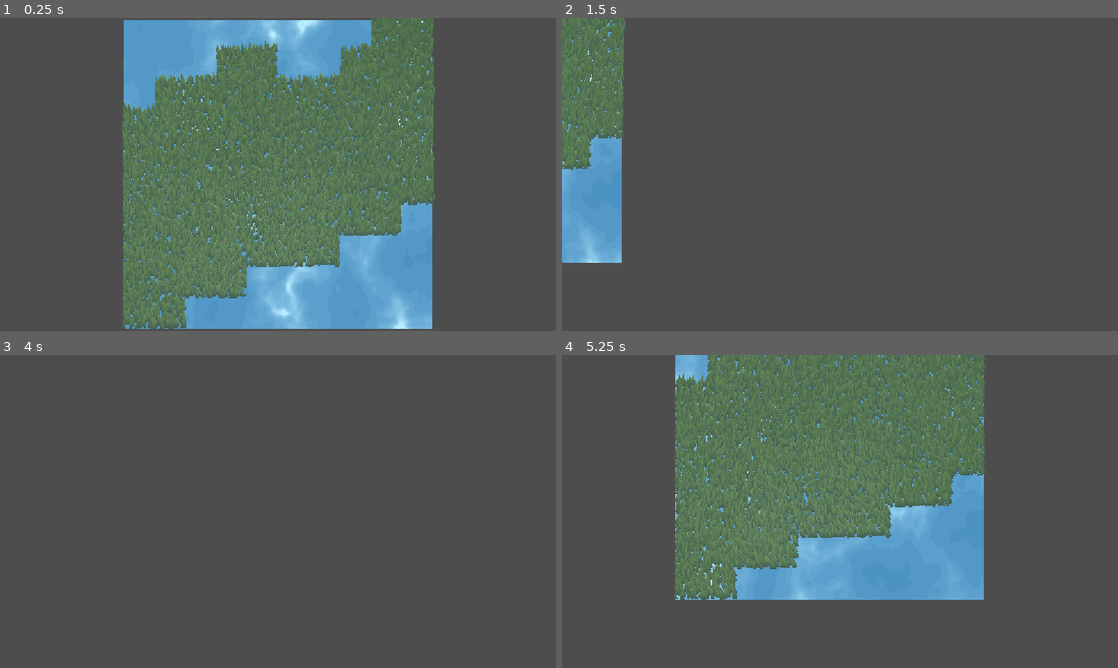
Above: before the commit, frames 1-4 (two rows, left to right).
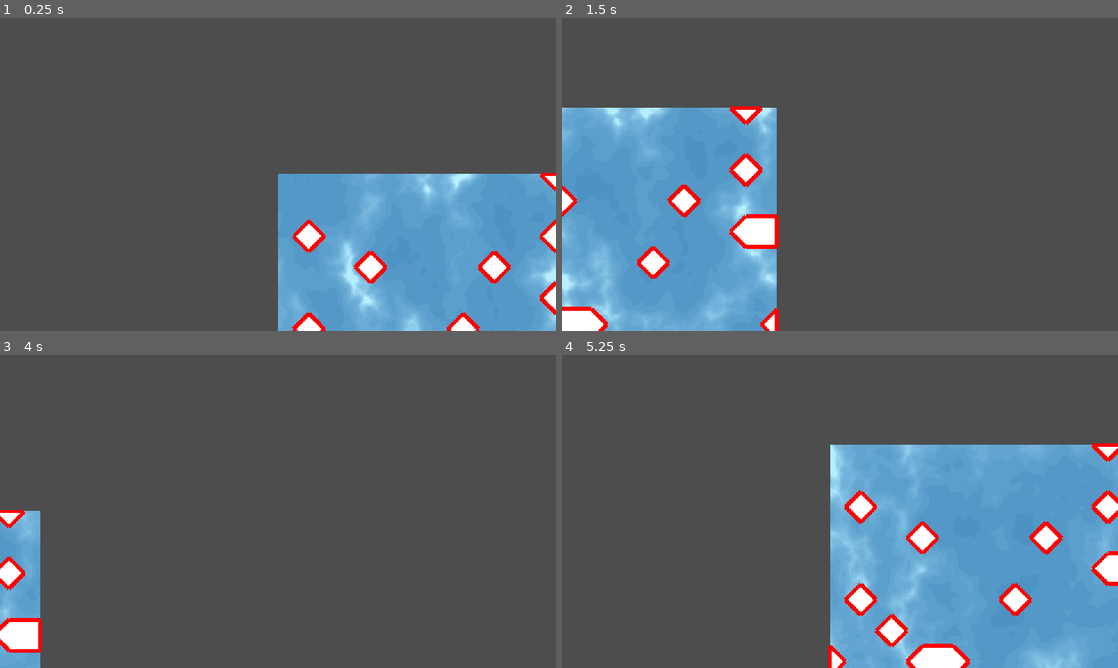
Above: after the commit, the same moments.

Repository: Glitch752/FarmAndFortune
Game: Godot game, scene res://scenes/Level.tscn
Same seed, same stepped clock (60 frames per second), same inputs: the game is played once before the commit and once after it.
Inputs:
- Up to frame 1 (0.25 s): no input
- Up to frame 2 (1.5 s): tap Enter at 0.5 s; hold D (move_right) 0.53-1.28 s; tap Alt at 0.6 s; hold S (move_down) from 1.28 s (still down); tap Shift at 1.35 s
- Up to frame 3 (4 s): release S (move_down) at 2.03 s; hold D (move_right) 2.03-2.78 s; tap Alt at 2.1, 3.6 s; hold W (move_up) 2.78-3.53 s; tap Shift at 2.85 s; tap Space at 3.5 s; hold A (move_left) from 3.53 s (still down)
- Up to frame 4 (5.25 s): tap Shift at 4.35 s; release A (move_left) at 5.03 s; hold S (move_down) from 5.03 s (still down); tap Alt at 5.1 s

The runs differ from the first frame. In frame 1, 58% of the frame differs, in the area x 22-100%, y 0-100%; in frame 2, 27%; in frame 3, 3.7%; in frame 4, 59%, in the area x 20-100%, y 0-100%.

Commit message:
An attempt at map marching squares

Diff:
--- a/scenes/Chunk.tscn
+++ b/scenes/Chunk.tscn
@@ -37,17 +37,28 @@
 script = ExtResource("1_hq0pm")
 
 [node name="Water" type="Polygon2D" parent="."]
+z_index = -1
 material = SubResource("ShaderMaterial_gbv6n")
+position = Vector2(80, 80)
 texture = SubResource("PlaceholderTexture2D_xtyve")
 polygon = PackedVector2Array(-80, -80, 80, -80, 80, 80, -80, 80)
 uv = PackedVector2Array(0, 0, 1, 0, 1, 1, 0, 1)
 script = ExtResource("3_gbv6n")
 
 [node name="GroundTileMap" type="TileMapLayer" parent="."]
+position = Vector2(80, 80)
 tile_map_data = PackedByteArray("AAD8//z/AAABAAAAAAD8//3/AAAAAAAAAAD8//7/AAAAAAAAAAD8////AAAAAAAAAAD8/wAAAAAAAAAAAAD8/w …(1520 unchanged characters)…
 tile_set = SubResource("TileSet_gbv6n")
 navigation_enabled = false
 
 [node name="Grass" type="MultiMeshInstance2D" parent="GroundTileMap"]
+visible = false
 material = SubResource("ShaderMaterial_xtyve")
 script = ExtResource("3_hq0pm")
+
+[node name="Polygon2D" type="Polygon2D" parent="GroundTileMap"]
+position = Vector2(-250, -220)
+polygon = PackedVector2Array(-144, -64, -48, -48, -80, 16, -2.000328, -31.333332, -47.33366, 12, 16.666336, 63.333336)
+uv = PackedVector2Array(-128, -48, -32, -32, -64, 32, 128, -32, 32, -16, 112, 32)
+polygons = [PackedInt32Array(0, 1, 2), PackedInt32Array(3, 4, 5)]
+internal_vertex_count = 3
--- /dev/null
+++ b/scripts/map_chunk.gd
@@ -0,0 +1,10 @@
+
+class_name MapChunk
+
+var terrain_types: PackedByteArray
+
+func _get_terrain_at(local_pos: Vector2i) -> int:
+    var index = local_pos.y * MapSingleton.CHUNK_SIZE + local_pos.x
+    if index < 0 or index >= terrain_types.size():
+        return -1
+    return terrain_types[index]
--- a/scripts/map_singleton.gd
+++ b/scripts/map_singleton.gd
@@ -9,10 +9,23 @@
     WATER
 }
 
-class MapChunk:
-    var terrain_types: PackedByteArray
+var chunks: Dictionary[Vector2i, MapChunk] = {}
 
-var chunks: Dictionary[Vector2i, MapChunk] = {}
+func get_chunk_at(chunk_pos: Vector2i) -> MapChunk:
+    return chunks.get(chunk_pos, null)
+func get_terrain_at(world_pos: Vector2i) -> int:
+    var chunk_pos = Vector2i(
+        floor(world_pos.x / float(CHUNK_SIZE)),
+        floor(world_pos.y / float(CHUNK_SIZE))
+    )
+    var local_pos = Vector2i(
+        world_pos.x % CHUNK_SIZE,
+        world_pos.y % CHUNK_SIZE
+    )
+    var chunk = get_chunk_at(chunk_pos)
+    if chunk == null:
+        return -1
+    return chunk._get_terrain_at(local_pos)
 
 func _ready():
     _generate_map()
@@ -26,5 +39,7 @@
             var chunk = MapChunk.new()
             chunk.terrain_types = PackedByteArray()
             for i in CHUNK_SIZE * CHUNK_SIZE:
-                chunk.terrain_types.append(TerrainType.GRASS)
+                chunk.terrain_types.append(
+                    TerrainType.GRASS if randf() < 0.8 else TerrainType.WATER
+                )
             chunks[chunk_pos] = chunk
--- a/world/chunks/chunk.gd
+++ b/world/chunks/chunk.gd
@@ -1,4 +1,150 @@
 extends Node2D
+
+var chunk_position: Vector2i = Vector2i.ZERO
+@onready var chunk_data: MapChunk = MapSingleton.get_chunk_at(chunk_position)
+
+var debug_segments: Array[Array] = []
 
 func _ready():
     $"GroundTileMap".self_modulate = Color.TRANSPARENT
+
+    generate_ground_polygon()
+
+    queue_redraw()
+
+## Uses marching squares to generate a ground polygon based on the terrain types of the map
+func generate_ground_polygon():
+    var tile_size = $"GroundTileMap".tile_set.tile_size.x
+
+    var is_filled = func(pos: Vector2i):
+        return MapSingleton.get_terrain_at(pos) == MapSingleton.TerrainType.GRASS
+
+    # Marching squares lookup table for edges
+    var edge_table = [
+        [], # 0
+        [[0.0, 0.5], [0.5, 0.0]], # 1
+        [[0.5, 0.0], [1.0, 0.5]], # 2
+        [[0.0, 0.5], [1.0, 0.5]], # 3
+        [[1.0, 0.5], [0.5, 1.0]], # 4
+        [[0.0, 0.5], [0.5, 0.0], [1.0, 0.5], [0.5, 1.0]], # 5 (ambiguous)
+        [[0.5, 0.0], [0.5, 1.0]], # 6
+        [[0.0, 0.5], [0.5, 1.0]], # 7
+        [[0.5, 1.0], [0.0, 0.5]], # 8
+        [[0.5, 0.0], [0.5, 1.0]], # 9
+        [[1.0, 0.5], [0.5, 1.0], [0.0, 0.5], [0.5, 0.0]], # 10 (ambiguous)
+        [[1.0, 0.5], [0.5, 1.0]], # 11
+        [[1.0, 0.5], [0.0, 0.5]], # 12
+        [[1.0, 0.5], [0.5, 0.0]], # 13
+        [[0.5, 0.0], [0.0, 0.5]], # 14
+        [] # 15
+    ]
+
+    # First, generate the edge segments
+    var segments: Array[Array] = []
+    for y in MapSingleton.CHUNK_SIZE:
+        for x in MapSingleton.CHUNK_SIZE:
+            var square_index = 0
+            if is_filled.call(Vector2i(x, y)):
+                square_index |= 1
+            if is_filled.call(Vector2i(x + 1, y)):
+                square_index |= 2
+            if is_filled.call(Vector2i(x + 1, y + 1)):
+                square_index |= 4
+            if is_filled.call(Vector2i(x, y + 1)):
+                square_index |= 8
+
+            var edges = edge_table[square_index]
+            for i in range(0, edges.size(), 2):
+                var p1 = Vector2((x + edges[i][0]) * tile_size, (y + edges[i][1]) * tile_size)
+                var p2 = Vector2((x + edges[i + 1][0]) * tile_size, (y + edges[i + 1][1]) * tile_size)
+                segments.append([p1, p2])
+
+    # Add segments around all borders with no terrain
+    var clampside = func(v: float) -> float:
+        return clamp(v, 0, MapSingleton.CHUNK_SIZE * 1.0)
+    for x in MapSingleton.CHUNK_SIZE + 1:
+        var y = 0
+        if not is_filled.call(Vector2i(x, y)):
+            var p1 = Vector2(clampside.call(x - 0.5) * tile_size, y * tile_size)
+            var p2 = Vector2(clampside.call(x + 0.5) * tile_size, y * tile_size)
+            segments.append([p1, p2])
+
+        y = MapSingleton.CHUNK_SIZE - 1
+        if not is_filled.call(Vector2i(x, y + 1)):
+            var p1 = Vector2(clampside.call(x + 0.5) * tile_size, (y + 1) * tile_size)
+            var p2 = Vector2(clampside.call(x - 0.5) * tile_size, (y + 1) * tile_size)
+            segments.append([p1, p2])
+    for y in MapSingleton.CHUNK_SIZE + 1:
+        var x = 0
+        if not is_filled.call(Vector2i(x, y)):
+            var p1 = Vector2(x * tile_size, clampside.call(y + 0.5) * tile_size)
+            var p2 = Vector2(x * tile_size, clampside.call(y - 0.5) * tile_size)
+            segments.append([p1, p2])
+
+        x = MapSingleton.CHUNK_SIZE - 1
+        if not is_filled.call(Vector2i(x + 1, y)):
+            var p1 = Vector2((x + 1) * tile_size, clampside.call(y - 0.5) * tile_size)
+            var p2 = Vector2((x + 1) * tile_size, clampside.call(y + 0.5) * tile_size)
+            segments.append([p1, p2])
+
+    debug_segments = segments.duplicate()
+
+    # Now, link segments into distinct polygons
+    var polygons: Array[Array] = []
+
+    while segments.size() > 0:
+        var current_segment = segments.pop_front()
+        var polygon: Array = [current_segment[0], current_segment[1]]
+
+        var extended = true
+        while extended:
+            extended = false
+            for i in range(segments.size()):
+                var seg = segments[i]
+                if seg[0] == polygon[-1]:
+                    polygon.append(seg[1])
+                    segments.remove_at(i)
+                    extended = true
+                    break
+                elif seg[1] == polygon[-1]:
+                    polygon.append(seg[0])
+                    segments.remove_at(i)
+                    extended = true
+                    break
+                elif seg[0] == polygon[0]:
+                    polygon.insert(0, seg[1])
+                    segments.remove_at(i)
+                    extended = true
+                    break
+                elif seg[1] == polygon[0]:
+                    polygon.insert(0, seg[0])
+                    segments.remove_at(i)
+                    extended = true
+                    break
+
+        polygons.append(polygon)
+
+    # Make a polygon using this data
+    var points: PackedVector2Array = []
+    var indices: Array[PackedInt32Array] = []
+    for polygon in polygons:
+        var start_index = points.size()
+        for point in polygon:
+            points.append(point)
+        var index_array = PackedInt32Array()
+        for i in range(polygon.size()):
+            index_array.append(start_index + i)
+        indices.append(index_array)
+
+    var poly = Polygon2D.new()
+    poly.polygon = points
+    poly.polygons = indices
+
+    poly.show_behind_parent = true
+    # poly.invert_enabled = true
+    # poly.invert_border = 1
+    add_child(poly)
+
+func _draw() -> void:
+    for segment in debug_segments:
+        draw_line(segment[0], segment[1], Color.RED, 2)
--- a/world/chunks/grass/grass.gdshader
+++ b/world/chunks/grass/grass.gdshader
@@ -59,6 +59,11 @@
 
     float height_ratio = UV.y;
 
+    // Stylized white shading stripe on the right side of the blade
+    float triangle_x = 0.5 + (UV.x - 0.5) / UV.y;
+    float stripe = smoothstep(0.6, 0.95, triangle_x);
+    color += stripe * 0.3;
+
     // Toon shading
     int toon_levels = 160;
     vec3 toon_color = floor(mix(color, BOTTOM_COLOR, height_ratio) * float(toon_levels)) / float(toon_levels);
Not shown, added: scripts/map_chunk.gd.uid
